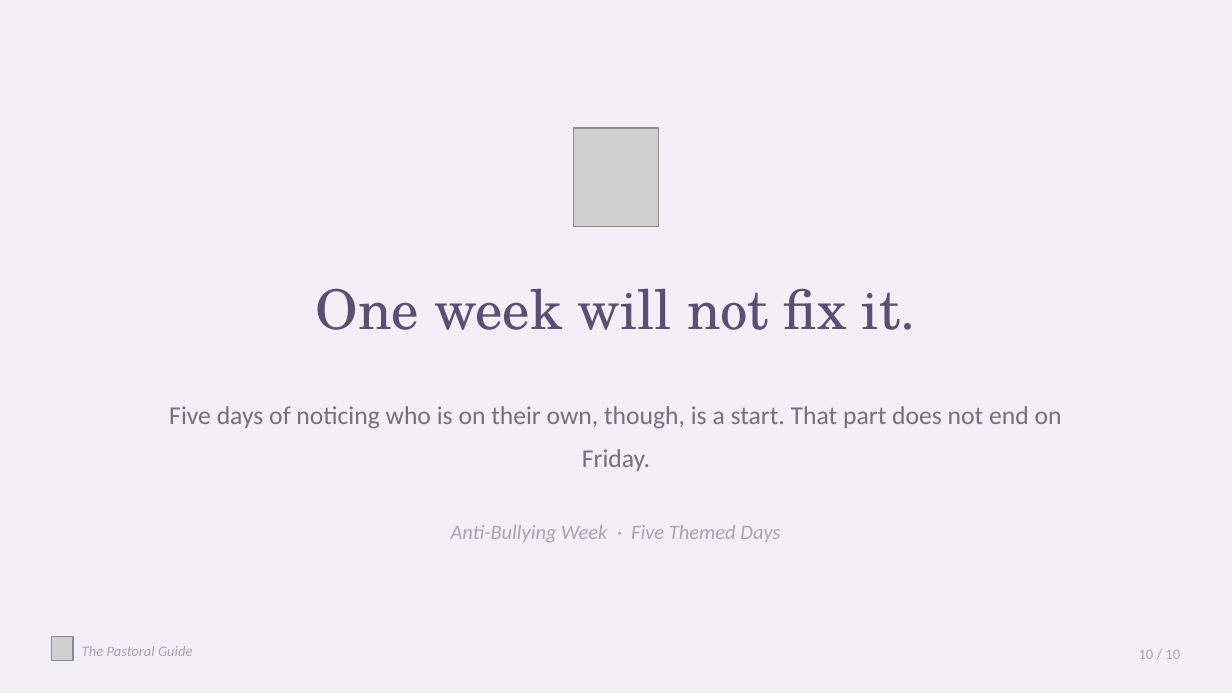
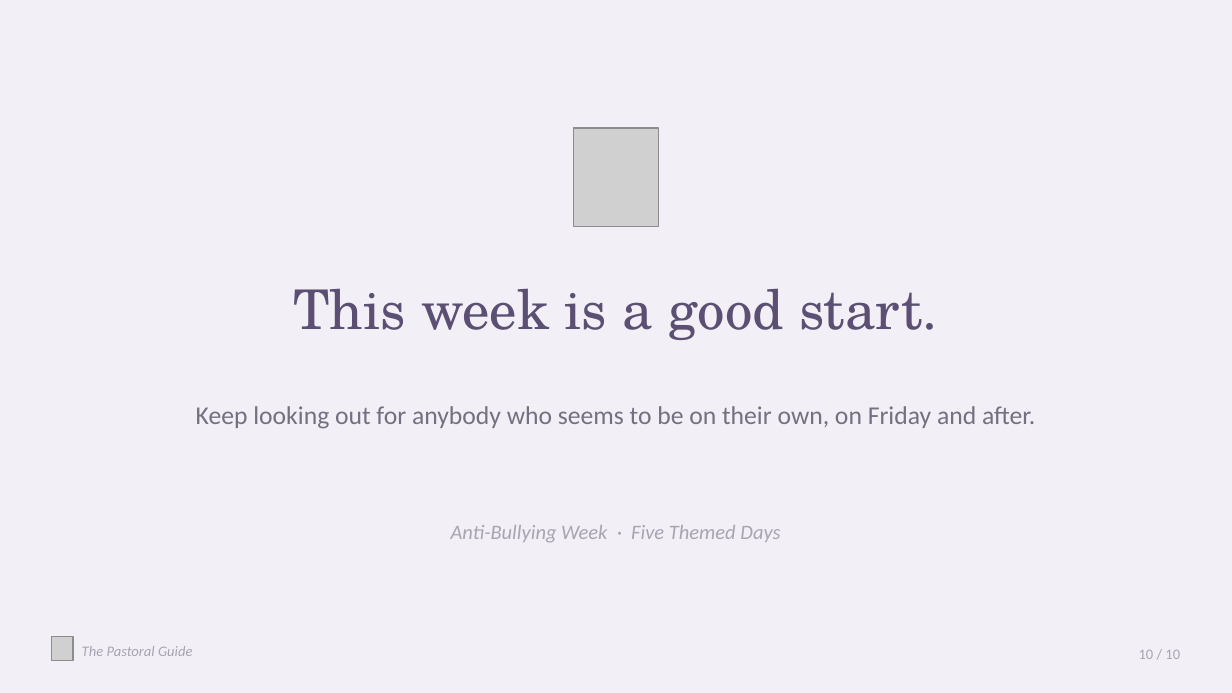
Before and after one commit to thepastoralguide/thepastoralguide.github.io, a slide deck: slide 10 of assemblies-and-events/anti-bullying-week/downloads/Anti_Bullying_Week.pptx. Drawn at 1232x693 pixels with LibreOffice and Linux fonts; fonts in the diff are those of the drawing; grey boxes stand for pictures. Boxes give left, top, right and bottom in pixels: in the first picture for what was removed or moved away, otherwise in the second. Text is boxed around its words. In the diff, an @@ line names an element or a change of style, - is before the commit and + after.

Commit message:
Fix wording in Anti-Bullying Week deck, pack, page and cards

```diff
--- a/assemblies-and-events/anti-bullying-week/downloads/Anti_Bullying_Week.pptx
+++ b/assemblies-and-events/anti-bullying-week/downloads/Anti_Bullying_Week.pptx
@@ text at (x1=293, y1=288, x2=938, y2=340): text changed @@
-One week will not fix it.
+This week is a good start.
@@ text at (x1=196, y1=406, x2=1035, y2=429): text changed @@
-Five days of noticing who is on their own, though, is a start. That part does not end on Friday.
+Keep looking out for anybody who seems to be on their own, on Friday and after.
```
Also in this commit, not shown: 7 other slides changed, 10 other files.
